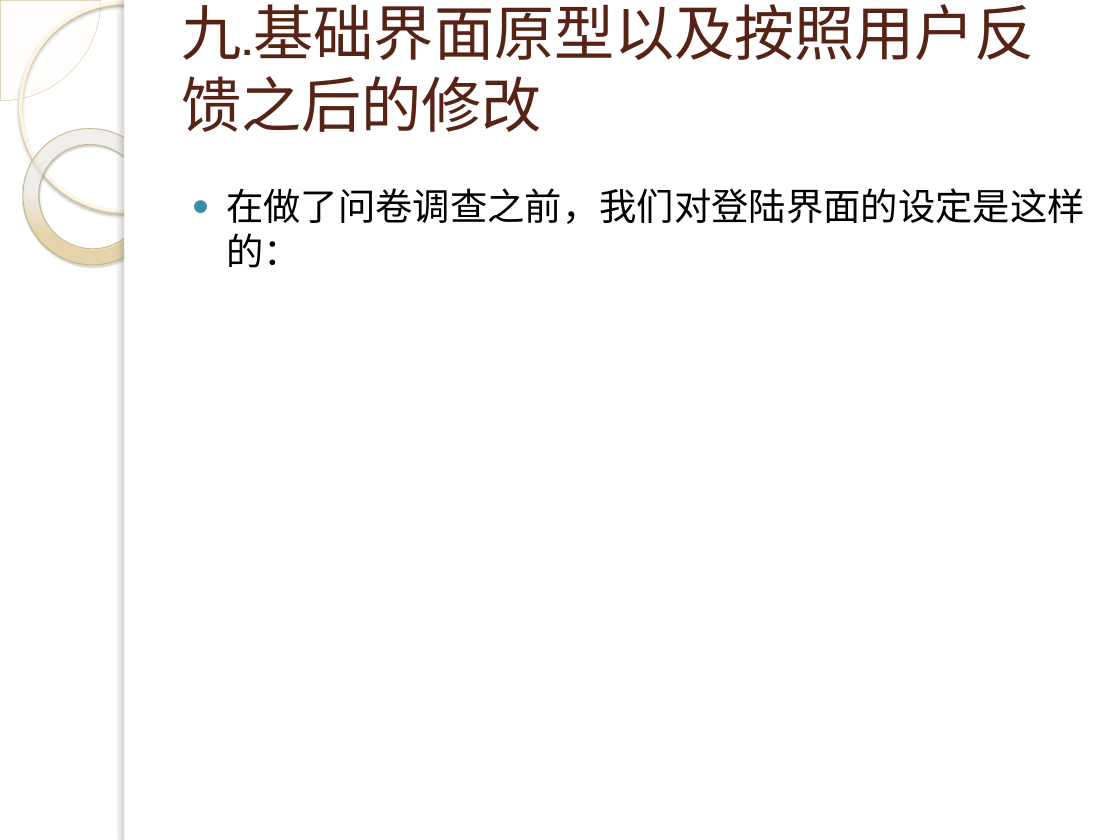
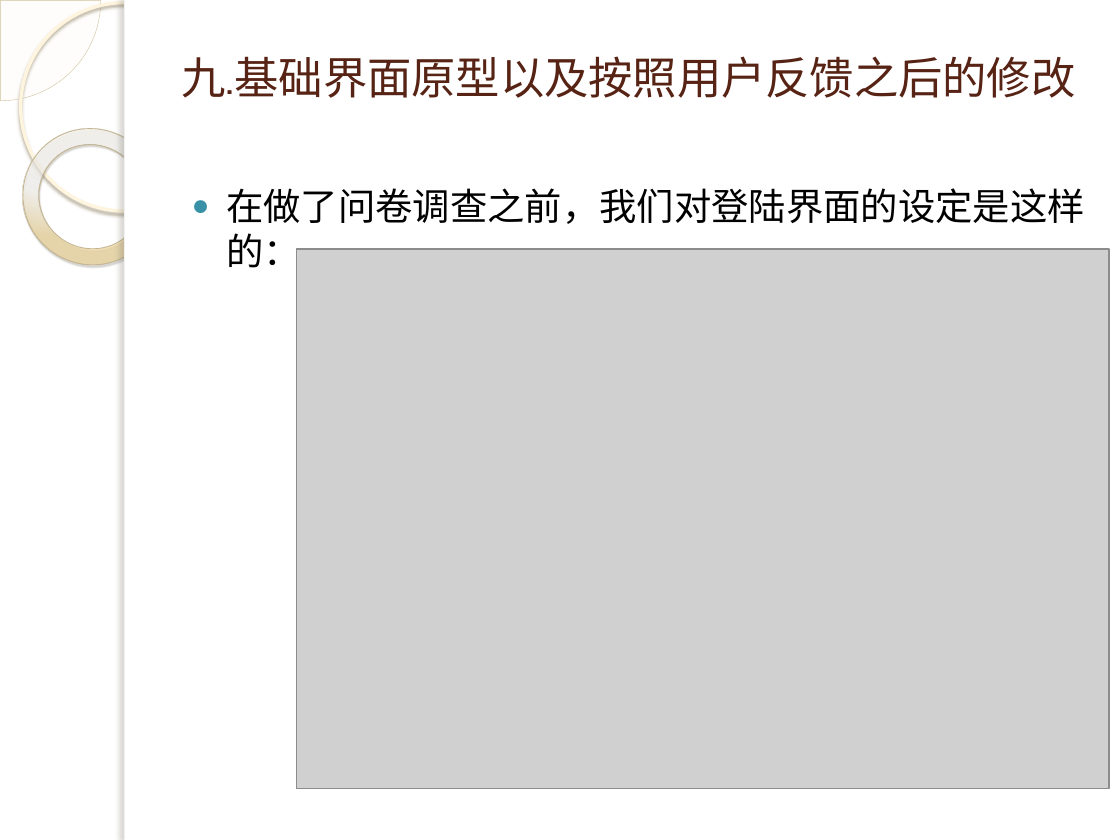
Before and after one commit to 3d-fishing/3D-app, a slide deck: slide 38 of 需求分析.pptx. Drawn at 1120x840 pixels with LibreOffice and Linux fonts; fonts in the diff are those of the drawing; grey boxes stand for pictures; background and template pictures are left out. Boxes give left, top, right and bottom in pixels: in the first picture for what was removed or moved away, otherwise in the second. Text is boxed around its words. In the diff, an @@ line names an element or a change of style, - is before the commit and + after.

```diff
--- a/需求分析.pptx
+++ b/需求分析.pptx
@@ title "九.基础界面原型以及按照用户反馈之后的修改" at [181,56,1075,98]: size 38.7 to 28.5 pt @@
@@ picture added at [297,249,1109,788] @@
```
Also in this commit, not shown: 25 other slides changed, 1 slide added, 1 other file.
